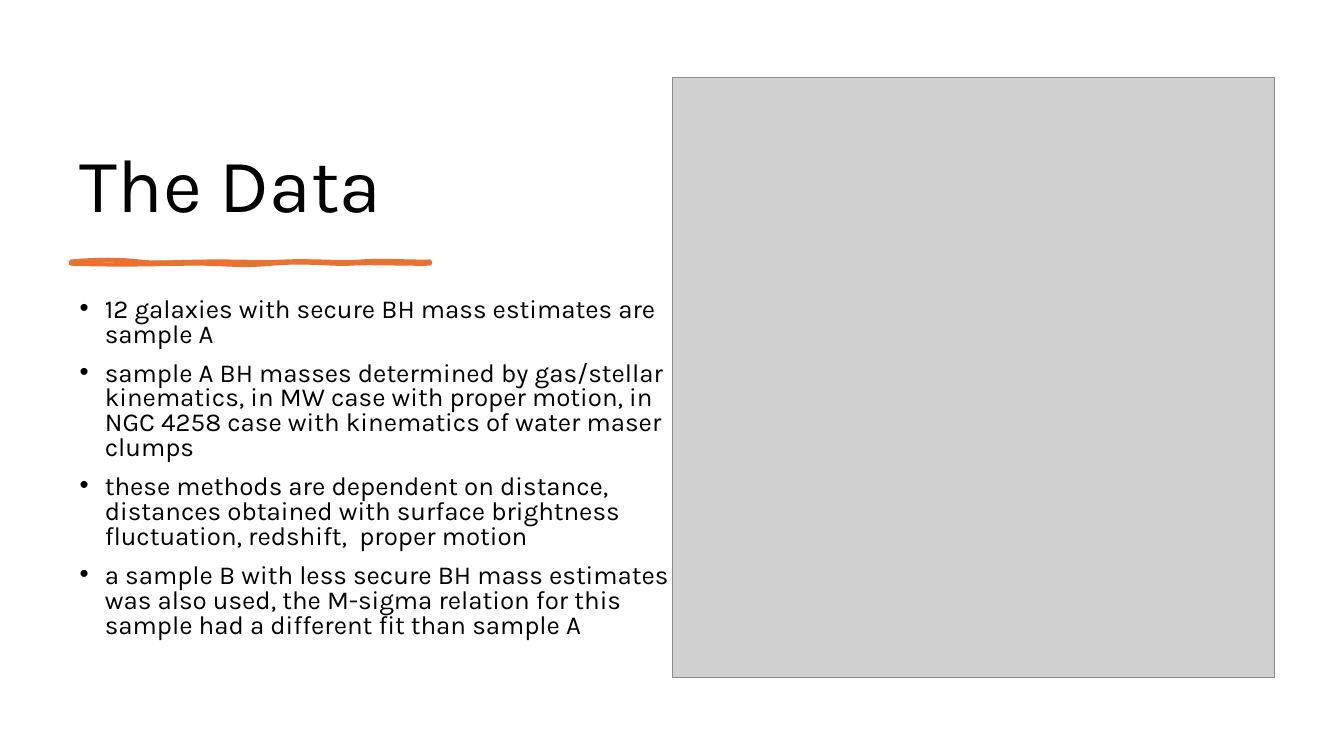
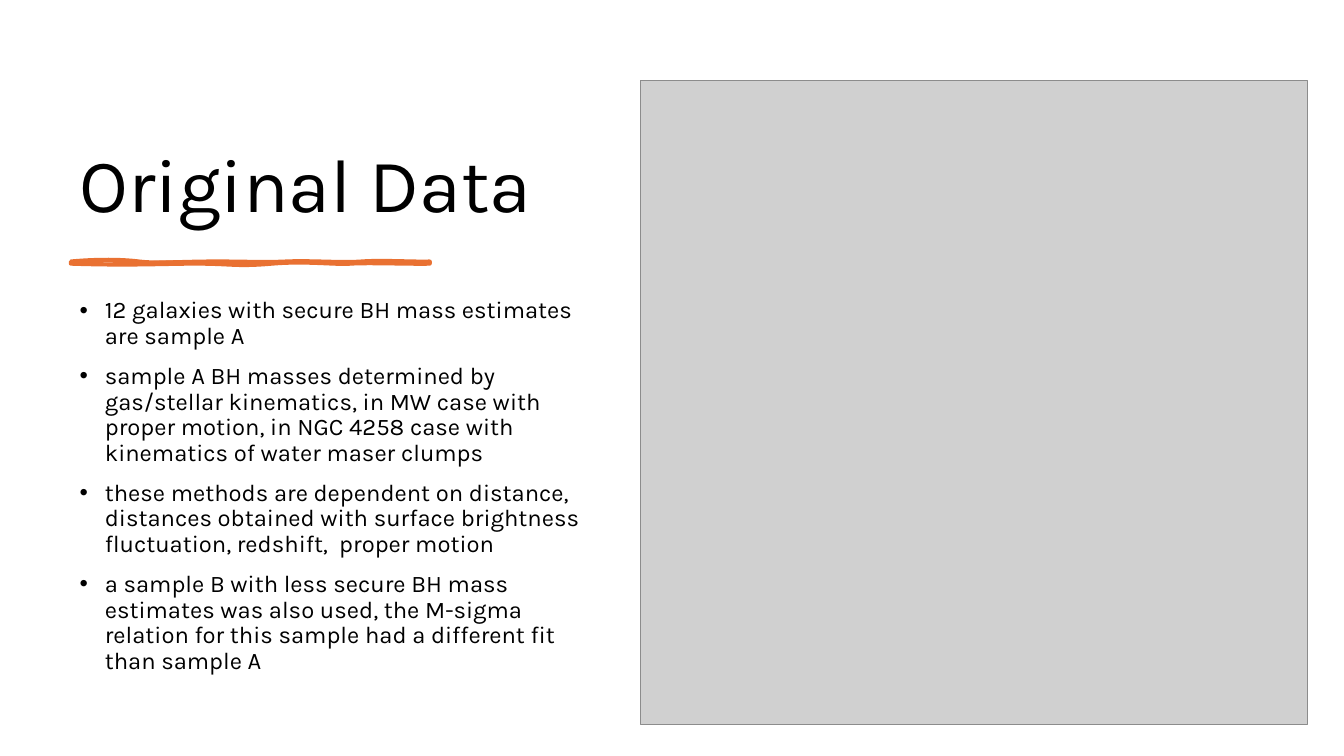
Before and after one commit to MonkeyTreeLover/M-Sigma-Relation, a slide deck: slide 3 of M-σ Relation.pptx. Drawn at 1344x756 pixels with LibreOffice and Linux fonts; fonts in the diff are those of the drawing; grey boxes stand for pictures. Boxes give left, top, right and bottom in pixels: in the first picture for what was removed or moved away, otherwise in the second. Text is boxed around its words. In the diff, an @@ line names an element or a change of style, - is before the commit and + after.

```diff
--- a/M-σ Relation.pptx
+++ b/M-σ Relation.pptx
@@ picture: place and size @@
-picture at bbox=[673, 78, 1274, 678]
+picture at bbox=[641, 81, 1308, 726]
@@ title at bbox=[80, 160, 531, 231]: text changed @@
-The Data
+Original Data
@@ text "12 galaxies with secure BH ..." at bbox=[105, 301, 579, 675]: size 18.5 to 17 pt; line spacing 0.8 to 0.9 @@
```
Also in this commit, not shown: 2 other slides changed, 1 slide added, 1 slide removed, 3 other files.
